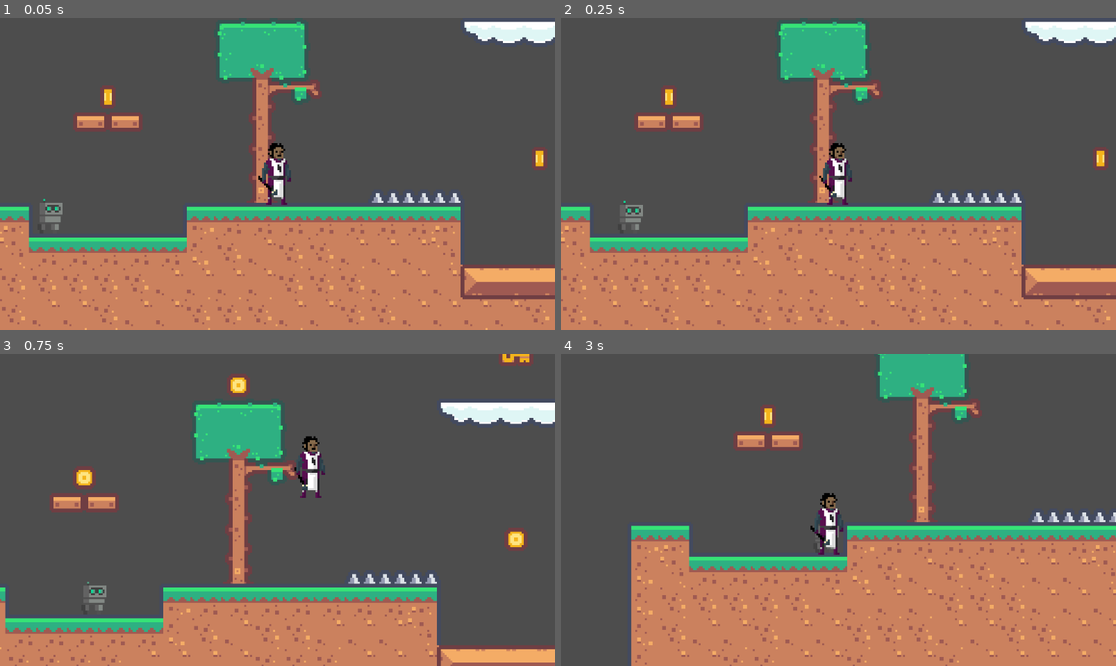
Above: before the commit, frames 1-4 (two rows, left to right).
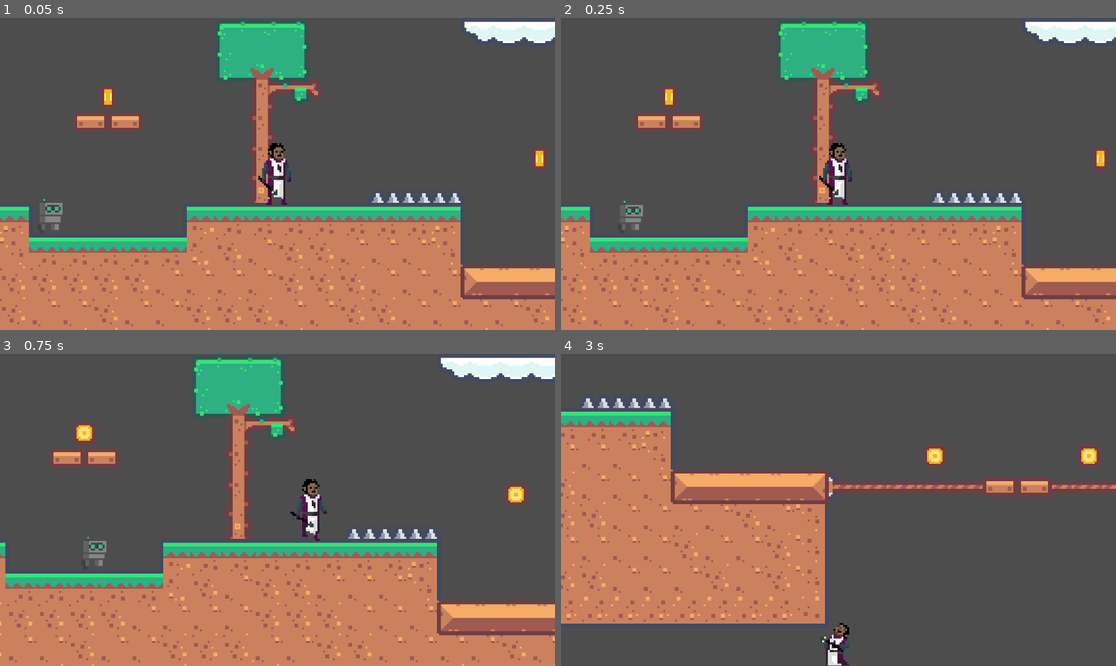
Above: after the commit, the same moments.

Repository: choice-games-media/the-holy-path-reawakened
Game: Godot game, scene res://scenes/game.tscn
Same seed, same stepped clock (60 frames per second), same inputs: the game is played once before the commit and once after it.
Inputs:
- Up to frame 1 (0.05 s): no input
- Up to frame 2 (0.25 s): no input
- Up to frame 3 (0.75 s): tap Enter (ui_accept) at 0.5, 0.6 s; hold Right (ui_right) from 0.53 s (still down)
- Up to frame 4 (3 s): tap Space (jump, bound only after the commit) at 0.77, 0.8, 1.07, 1.35, 1.52, 1.82, 2.3 s; tap Enter (ui_accept) at 1.55, 2.1, 2.85 s; release Right (ui_right) at 2.03 s; hold Left (ui_left) 2.03-2.78 s; hold Right (ui_right) from 2.78 s (still down)

Frame 1 is identical in both runs. In frame 2, less than 0.1% of the frame differs, in the area x 46-51%, y 51-58%; in frame 3, 34%; in frame 4, 58%, in the area x 0-100%, y 0-100%.

Commit message:
Fancied up player!!

Diff:
--- a/project.godot
+++ b/project.godot
@@ -19,6 +19,28 @@
 
 enabled=PackedStringArray("res://addons/wakatime/plugin.cfg")
 
+[input]
+
+jump={
+"deadzone": 0.5,
+"events": [Object(InputEventKey,"resource_local_to_scene":false,"resource_name":"","device":-1,"window_id":0,"alt_pressed":false,"shift_pressed":false,"ctrl_pressed":false,"meta_pressed":false,"pressed":false,"keycode":0,"physical_keycode":32,"key_label":0,"unicode":32,"location":0,"echo":false,"script":null)
+, Object(InputEventKey,"resource_local_to_scene":false,"resource_name":"","device":-1,"window_id":0,"alt_pressed":false,"shift_pressed":false,"ctrl_pressed":false,"meta_pressed":false,"pressed":false,"keycode":0,"physical_keycode":87,"key_label":0,"unicode":119,"location":0,"echo":false,"script":null)
+, Object(InputEventKey,"resource_local_to_scene":false,"resource_name":"","device":-1,"window_id":0,"alt_pressed":false,"shift_pressed":false,"ctrl_pressed":false,"meta_pressed":false,"pressed":false,"keycode":0,"physical_keycode":4194320,"key_label":0,"unicode":0,"location":0,"echo":false,"script":null)
+]
+}
+move_left={
+"deadzone": 0.5,
+"events": [Object(InputEventKey,"resource_local_to_scene":false,"resource_name":"","device":-1,"window_id":0,"alt_pressed":false,"shift_pressed":false,"ctrl_pressed":false,"meta_pressed":false,"pressed":false,"keycode":0,"physical_keycode":65,"key_label":0,"unicode":97,"location":0,"echo":false,"script":null)
+, Object(InputEventKey,"resource_local_to_scene":false,"resource_name":"","device":-1,"window_id":0,"alt_pressed":false,"shift_pressed":false,"ctrl_pressed":false,"meta_pressed":false,"pressed":false,"keycode":0,"physical_keycode":4194319,"key_label":0,"unicode":0,"location":0,"echo":false,"script":null)
+]
+}
+move_right={
+"deadzone": 0.5,
+"events": [Object(InputEventKey,"resource_local_to_scene":false,"resource_name":"","device":-1,"window_id":0,"alt_pressed":false,"shift_pressed":false,"ctrl_pressed":false,"meta_pressed":false,"pressed":false,"keycode":0,"physical_keycode":68,"key_label":0,"unicode":100,"location":0,"echo":false,"script":null)
+, Object(InputEventKey,"resource_local_to_scene":false,"resource_name":"","device":-1,"window_id":0,"alt_pressed":false,"shift_pressed":false,"ctrl_pressed":false,"meta_pressed":false,"pressed":false,"keycode":0,"physical_keycode":4194321,"key_label":0,"unicode":0,"location":0,"echo":false,"script":null)
+]
+}
+
 [rendering]
 
 textures/canvas_textures/default_texture_filter=0
--- a/scenes/game.tscn
+++ b/scenes/game.tscn
@@ -403,7 +403,7 @@
 [node name="Void" parent="Killzones" instance=ExtResource("5_t0ifi")]
 
 [node name="CollisionShape2D" type="CollisionShape2D" parent="Killzones/Void"]
-position = Vector2(0, 150)
+position = Vector2(0, 135)
 shape = SubResource("WorldBoundaryShape2D_ignnk")
 
 [node name="Spikes" parent="Killzones" instance=ExtResource("5_t0ifi")]
@@ -414,10 +414,3 @@
 
 [node name="Enemy" parent="." instance=ExtResource("8_bw6sk")]
 position = Vector2(-121, 22)
-
-[connection signal="body_entered" from="Foreground/Coin" to="Foreground/Coin" method="_on_body_entered"]
-[connection signal="body_entered" from="Foreground/Key" to="Foreground/Key" method="_on_body_entered"]
-[connection signal="body_entered" from="Foreground/@Area2D@37668" to="Foreground/@Area2D@37668" method="_on_body_entered"]
-[connection signal="body_entered" from="Foreground/@Area2D@37669" to="Foreground/@Area2D@37669" method="_on_body_entered"]
-[connection signal="body_entered" from="Foreground/@Area2D@37670" to="Foreground/@Area2D@37670" method="_on_body_entered"]
-[connection signal="body_entered" from="Foreground/@Area2D@37671" to="Foreground/@Area2D@37671" method="_on_body_entered"]
--- a/scenes/killzone.tscn
+++ b/scenes/killzone.tscn
@@ -7,7 +7,7 @@
 script = ExtResource("1_j2hq7")
 
 [node name="Timer" type="Timer" parent="."]
-wait_time = 0.6
+wait_time = 1.5
 one_shot = true
 
 [connection signal="body_entered" from="." to="." method="_on_body_entered"]
--- a/scenes/player.tscn
+++ b/scenes/player.tscn
@@ -123,6 +123,10 @@
 atlas = ExtResource("1_wmssd")
 region = Rect2(288, 0, 32, 32)
 
+[sub_resource type="AtlasTexture" id="AtlasTexture_l8kut"]
+atlas = ExtResource("1_wmssd")
+region = Rect2(256, 64, 32, 32)
+
 [sub_resource type="AtlasTexture" id="AtlasTexture_8h8cn"]
 atlas = ExtResource("1_wmssd")
 region = Rect2(0, 32, 32, 32)
@@ -236,7 +240,7 @@
 "duration": 1.0,
 "texture": SubResource("AtlasTexture_guk1o")
 }],
-"loop": true,
+"loop": false,
 "name": &"attack",
 "speed": 15.0
 }, {
@@ -271,7 +275,7 @@
 "duration": 1.0,
 "texture": SubResource("AtlasTexture_oe4uf")
 }],
-"loop": true,
+"loop": false,
 "name": &"die",
 "speed": 10.0
 }, {
@@ -312,6 +316,14 @@
 }, {
 "frames": [{
 "duration": 1.0,
+"texture": SubResource("AtlasTexture_l8kut")
+}],
+"loop": true,
+"name": &"jump",
+"speed": 5.0
+}, {
+"frames": [{
+"duration": 1.0,
 "texture": SubResource("AtlasTexture_8h8cn")
 }, {
 "duration": 1.0,
@@ -341,7 +353,7 @@
 "duration": 1.0,
 "texture": SubResource("AtlasTexture_bptnw")
 }],
-"loop": true,
+"loop": false,
 "name": &"spell",
 "speed": 15.0
 }, {
@@ -393,7 +405,6 @@
 sprite_frames = SubResource("SpriteFrames_231y6")
 animation = &"idle"
 autoplay = "idle"
-frame_progress = 0.737758
 
 [node name="CollisionShape2D" type="CollisionShape2D" parent="."]
 position = Vector2(0, 8)
--- a/scripts/killzone.gd
+++ b/scripts/killzone.gd
@@ -3,11 +3,11 @@
 @onready var timer: Timer = $Timer
 
 
-func _on_body_entered(_body: Node2D) -> void:
-	print("Player died!")
-	# This also moves the camera, since it is a child of the player
-	#body.queue_free()
-	timer.start()
+func _on_body_entered(body: Node2D) -> void:
+	if body.dead == false:  # To prevent the player from dying multiple times and resetting the timer
+		body.get_node("AnimatedSprite2D").play("die")
+		body.dead = true
+		timer.start()
 
 
 func _on_timer_timeout() -> void:
--- a/scripts/player.gd
+++ b/scripts/player.gd
@@ -2,6 +2,8 @@
 
 const SPEED = 150.0
 const JUMP_VELOCITY = -(SPEED * 2)
+var dead = false
+@onready var sprite: AnimatedSprite2D = $AnimatedSprite2D
 
 
 func _physics_process(delta: float) -> void:
@@ -9,16 +11,35 @@
 	if not is_on_floor():
 		velocity += get_gravity() * delta
 
-	# Handle jump.
-	if Input.is_action_just_pressed("ui_accept") and is_on_floor():
-		velocity.y = JUMP_VELOCITY
+	if not dead:
+		# Handle jump.
+		if Input.is_action_just_pressed("jump") and is_on_floor():
+			sprite.play("jump")
+			velocity.y = JUMP_VELOCITY
 
-	# Get the input direction and handle the movement/deceleration.
-	# As good practice, you should replace UI actions with custom gameplay actions.
-	var direction := Input.get_axis("ui_left", "ui_right")
-	if direction:
-		velocity.x = direction * SPEED
-	else:
-		velocity.x = move_toward(velocity.x, 0, SPEED)
+		# Get the input direction. Returns: -1, 0, 1
+		var direction := Input.get_axis("move_left", "move_right")
 
-	move_and_slide()
+		# Flips the sprite according to the player's direction.
+		# The player's sprite starts facing right.
+		if direction > 0:  # Moving right
+			sprite.flip_h = false
+		elif direction < 0:  # Moving left
+			sprite.flip_h = true
+
+		# Plays sprite animations.
+		if is_on_floor():  # Stationary
+			if direction == 0:  # Stationary
+				sprite.play("idle")
+			else:
+				sprite.play("walk")
+		else:  # Airborne
+			sprite.play("jump")
+
+		# Handle the movement/deceleration.
+		if direction:
+			velocity.x = direction * SPEED
+		else:
+			velocity.x = move_toward(velocity.x, 0, SPEED)
+
+		move_and_slide()
Not shown: 1 places in scenes/player.tscn that only renumber resources
